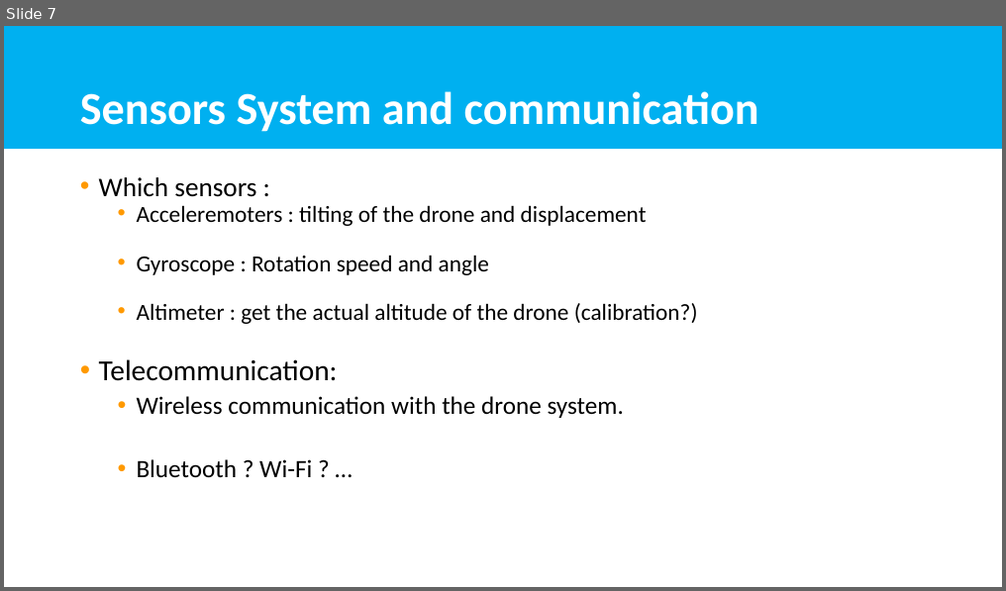
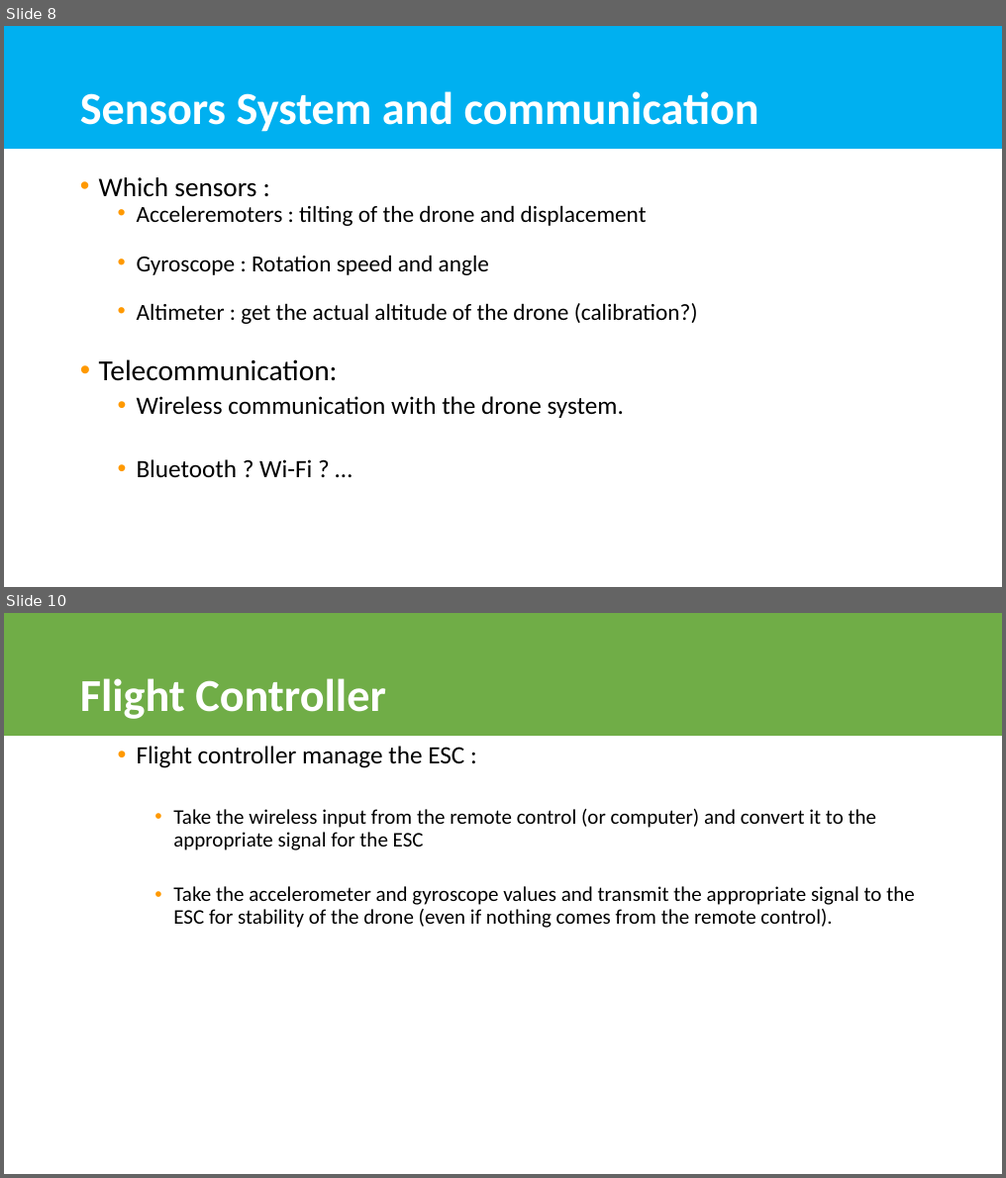
Before and after one commit to delhayead/Drone-Project, a slide deck: Présentation1.pptx. Shown one above the other, each under a label of ours: slide 7 before the commit, slides 8 and 10 after it; the slides between them are not shown. The pictures are 1006x591 and 1006x1178 pixels, drawn with LibreOffice and Linux fonts; fonts in the diff are those of the drawing; background and template pictures are left out. Boxes give left, top, right and bottom in pixels: in the first picture for what was removed or moved away, otherwise in the second. Text is boxed around its words. In the diff, an @@ line names an element or a change of style, - is before the commit and + after.

```diff
--- a/Présentation1.pptx
+++ b/Présentation1.pptx
@@ slide 10 added at bbox=[4, 613, 1002, 1174], background #FFFFFF @@
@@ rectangle added at bbox=[4, 613, 1002, 736], fill #70AD47 @@
@@ title added at bbox=[80, 678, 386, 719], 44 pt, text #FFFFFF, bold @@
+Flight Controller
@@ text added at bbox=[137, 746, 915, 928], 20 pt, text #000000 @@
+  • Flight controller manage the ESC :
+    • Take the wireless input from the remote control (or computer) and convert it to the appropriate signal for the ESC
+    • Take the accelerometer and gyroscope values and transmit the appropriate signal to the ESC for stability of the drone (even if nothing comes from the remote control).
@@ what was slide 7 is now slide 8 @@
```
Also in this commit, not shown: 2 slides changed, 2 other slides added.
